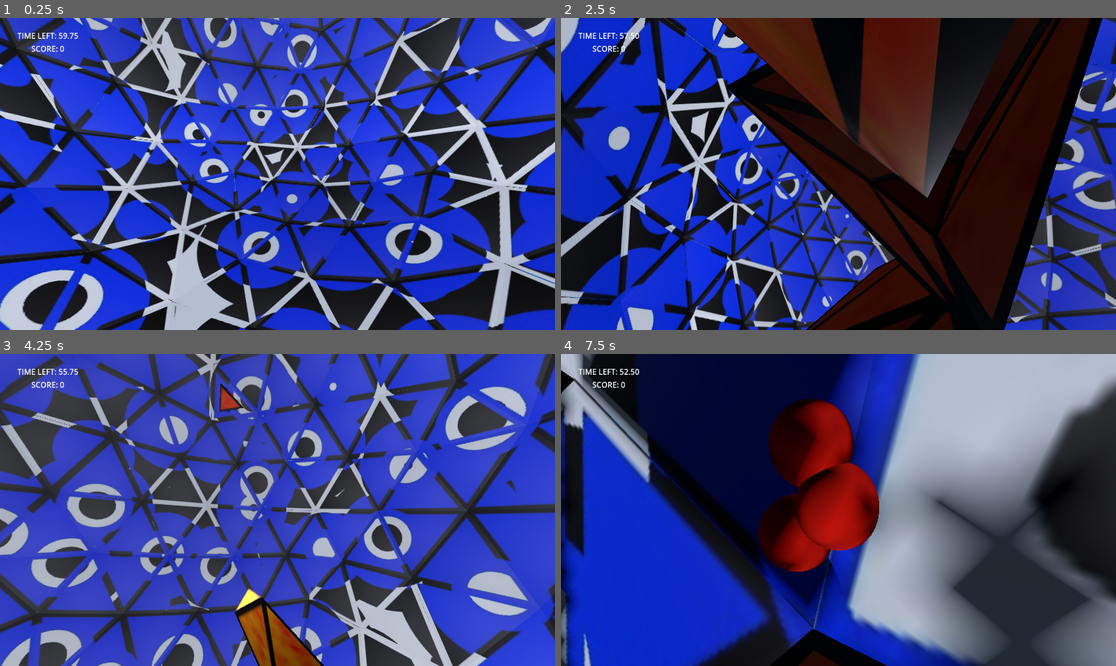
Above: before the commit, frames 1-4 (two rows, left to right).
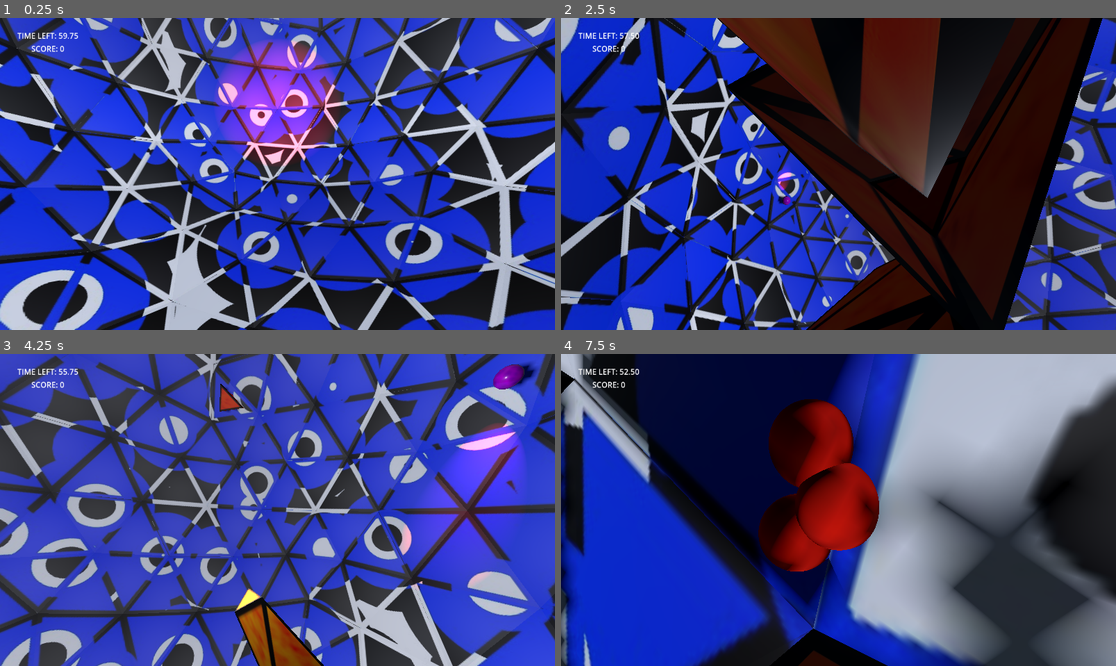
Above: after the commit, the same moments.

Repository: pudgypoultry/gmtk2025
Game: Godot game, scene res://Scenes/world.tscn
Same seed, same stepped clock (60 frames per second), same inputs: the game is played once before the commit and once after it.
Inputs (mouse positions are in pixels of both pictures, inside the frame that each line leads up to):
- Up to frame 1 (0.25 s): no input
- Up to frame 2 (2.5 s): move the mouse to (866, 174) at 0.52 s; hold 1 (Toggle Pillar L1) 0.53-1.28 s; hold W (MoveForward) from 0.53 s (still down); click (866, 174) at 0.67 s; tap 2 (Toggle Pillar L2) at 0.8, 1.35 s; move the mouse to (810, 174) at 1.27 s; tap 3 (Toggle Pillar L3) at 1.55 s; move the mouse to (849, 167) at 2.02 s; hold 3 (Toggle Pillar L3) from 2.03 s (still down); tap 4 (Toggle Pillar L4) at 2.3 s
- Up to frame 3 (4.25 s): keep holding W (MoveForward); move the mouse to (271, 516) at 2.77 s; release 3 (Toggle Pillar L3) at 2.78 s; tap 4 (Toggle Pillar L4) at 2.85 s; click (271, 516) at 2.92 s; tap 1 (Toggle Pillar L1) at 3.05 s; move the mouse to (316, 513) at 3.52 s; hold Shift (Run) from 3.53 s (still down); tap 2 (Toggle Pillar L2) at 3.8 s
- Up to frame 4 (7.5 s): move the mouse to (794, 506) at 4.27 s; release Shift (Run) at 4.28 s; tap 1 (Toggle Pillar L1) at 4.35, 6.05, 7.35 s; tap 3 (Toggle Pillar L3) at 4.55, 5.85 s; move the mouse to (844, 510) at 5.02 s; hold 2 (Toggle Pillar L2) 5.03-5.78 s; click (844, 510) at 5.17 s; tap 4 (Toggle Pillar L4) at 5.3 s; move the mouse to (816, 503) at 5.77 s; release W (MoveForward) at 5.78 s; hold D (MoveRight) 5.78-6.53 s; move the mouse to (866, 510) at 6.52 s; hold 4 (Toggle Pillar L4) 6.53-7.28 s; hold W (MoveForward) from 6.53 s (still down); tap 2 (Toggle Pillar L2) at 6.8 s; move the mouse to (810, 510) at 7.27 s; click (810, 510) at 7.42 s

The runs differ from the first frame. In frame 1, 7.0% of the frame differs, in the area x 38-62%, y 7-48%; in frame 2, 0.2%; in frame 3, 5.2%; in frame 4, less than 0.1%.

Commit message:
Added pillar movement sound

Diff:
--- /dev/null
+++ b/Scenes/sound_source.tscn
@@ -0,0 +1,16 @@
+[gd_scene load_steps=4 format=3 uid="uid://cfnwtl881720f"]
+
+[ext_resource type="Script" uid="uid://copj7ly4attqa" path="res://sound_source.gd" id="1_1hds8"]
+[ext_resource type="AudioStream" uid="uid://3gbm748wrdrg" path="res://Assets/Sounds/760672__gutertonwav__guterton-heavy-stone-grind.wav" id="2_q4wjn"]
+
+[sub_resource type="AudioStreamRandomizer" id="AudioStreamRandomizer_tq5af"]
+random_pitch = 1.21
+random_volume_offset_db = 0.37
+streams_count = 1
+stream_0/stream = ExtResource("2_q4wjn")
+
+[node name="SoundSource" type="Node3D"]
+script = ExtResource("1_1hds8")
+
+[node name="AudioStreamPlayer3D" type="AudioStreamPlayer3D" parent="."]
+stream = SubResource("AudioStreamRandomizer_tq5af")
--- a/Scenes/world.tscn
+++ b/Scenes/world.tscn
@@ -9,6 +9,7 @@
 [ext_resource type="PackedScene" uid="uid://drclv0roa88dj" path="res://Scenes/ico_shell.tscn" id="7_k7acu"]
 [ext_resource type="PackedScene" uid="uid://dd1thh4346sxi" path="res://CharacterController.tscn" id="7_o06y3"]
 [ext_resource type="PackedScene" uid="uid://d0ma01gpfrsha" path="res://Scenes/TileHighlight.tscn" id="8_0fj1v"]
+[ext_resource type="PackedScene" uid="uid://d0s35icbe05hh" path="res://Scenes/eye_minion.tscn" id="10_0fj1v"]
 
 [sub_resource type="ProceduralSkyMaterial" id="ProceduralSkyMaterial_o06y3"]
 sky_top_color = Color(0.0842139, 0.109491, 0.144642, 1)
@@ -80,4 +81,6 @@
 
 [node name="Ico_Shell" parent="." instance=ExtResource("7_k7acu")]
 
+[node name="EyeMinion_Actor" parent="." instance=ExtResource("10_0fj1v")]
+
 [editable path="CharacterBody3D"]
--- a/ico_layer_mover.gd
+++ b/ico_layer_mover.gd
@@ -5,6 +5,7 @@
 @export var icosphere_layer: Node3D
 @export var layer:int
 @export var animation_length:float = 2
+const SOUND_SOURCE = preload("res://Scenes/sound_source.tscn")
 
 enum pillar_state {IN, OUT, MOVING}
 
@@ -23,15 +24,21 @@
 		child.get_child(0).set_collision_layer_value(12 + layer, true)
 		MoveRadially(child, Vector3.ZERO, false)
 
+func SoundAtLocation(location:Vector3) -> void:
+	var source = SOUND_SOURCE.instantiate()
+	get_parent().add_child(source)
+	source.position = location
+	source.activate(animation_length)
+
 func MoveRadially(obj:Node3D, origin:Vector3=Vector3.ZERO, animate:bool=true) -> void:
 	# move the input obj along vector from origin point to the object's position
 	var direction:Vector3 = obj.position - origin
 	if true:
 		if pillars[obj.name].state == pillar_state.OUT:
 			if animate:
-				TweenTools.TweenPosition(obj, obj,
-					obj.position - direction.normalized() * inactive_distance + origin,
-					animation_length)
+				var pos:Vector3 = obj.position - direction.normalized() * inactive_distance + origin
+				SoundAtLocation(pos)
+				TweenTools.TweenPosition(obj, obj, pos, animation_length)
 				pillars[obj.name].state = pillar_state.MOVING
 				await get_tree().create_timer(animation_length).timeout
 			else:
@@ -41,9 +48,9 @@
 
 		elif pillars[obj.name].state == pillar_state.IN:
 			if animate:
-				TweenTools.TweenPosition(obj, obj,
-					obj.position + direction.normalized() * inactive_distance + origin,
-					animation_length)
+				var pos:Vector3 = obj.position + direction.normalized() * inactive_distance + origin
+				SoundAtLocation(pos)
+				TweenTools.TweenPosition(obj, obj, pos, animation_length)
 				pillars[obj.name].state = pillar_state.MOVING
 				await get_tree().create_timer(animation_length).timeout
 			else:
--- /dev/null
+++ b/sound_source.gd
@@ -0,0 +1,10 @@
+extends Node3D
+
+@onready var audio_stream_player_3d: AudioStreamPlayer3D = $AudioStreamPlayer3D
+
+# Called when the node enters the scene tree for the first time.
+func activate(duration:float) -> void:
+	audio_stream_player_3d.play()
+	await get_tree().create_timer(duration).timeout
+	audio_stream_player_3d.stop()
+	self.queue_free()
Not shown, added: Assets/Sounds/760672__gutertonwav__guterton-heavy-stone-grind.wav.import
Not shown, added: Assets/Sounds/credits.txt
Not shown, changed: Assets/images/EyeMinion_COLOR.jpg.import
Not shown: 1 places in Scenes/eye_minion.tscn that only renumber resources
Not shown: 1 places in Scenes/world.tscn that only renumber resources
Not shown, added: sound_source.gd.uid
Not shown, added: Assets/Sounds/760672__gutertonwav__guterton-heavy-stone-grind.wav
